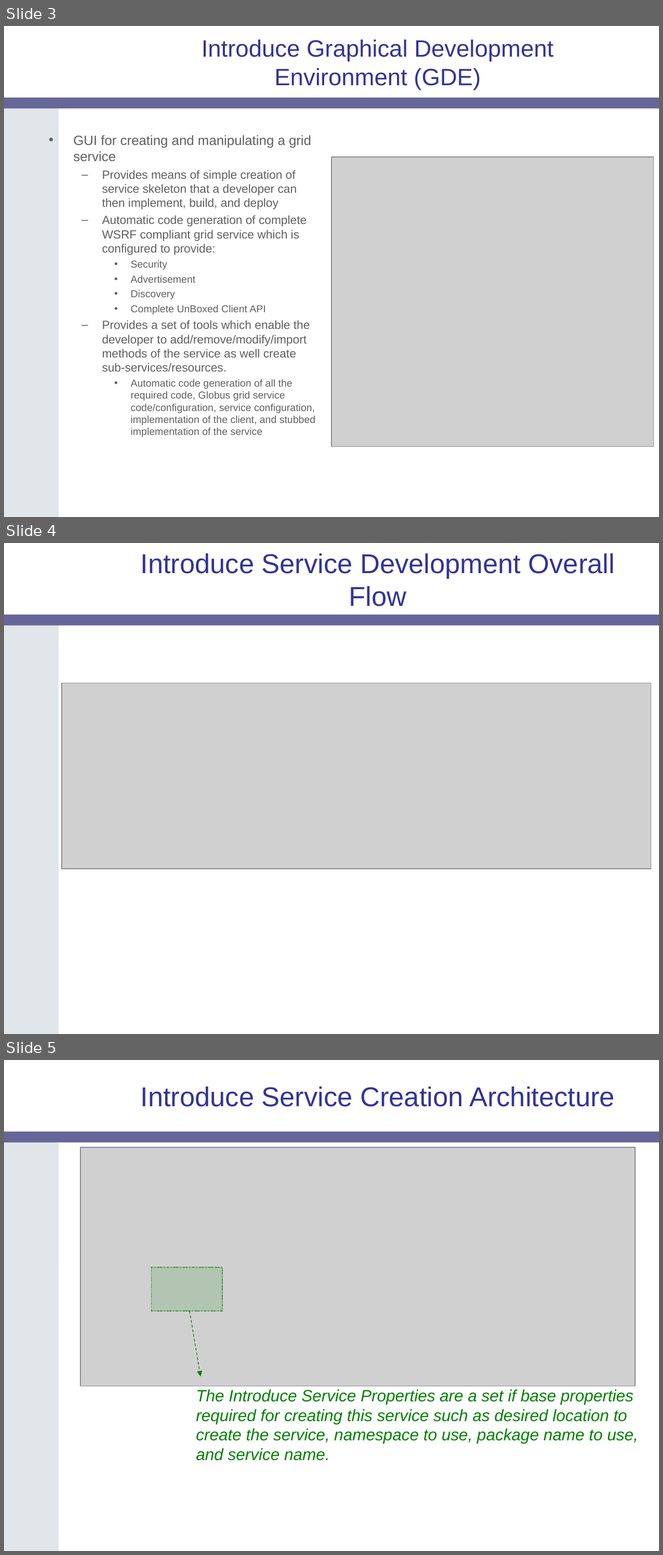
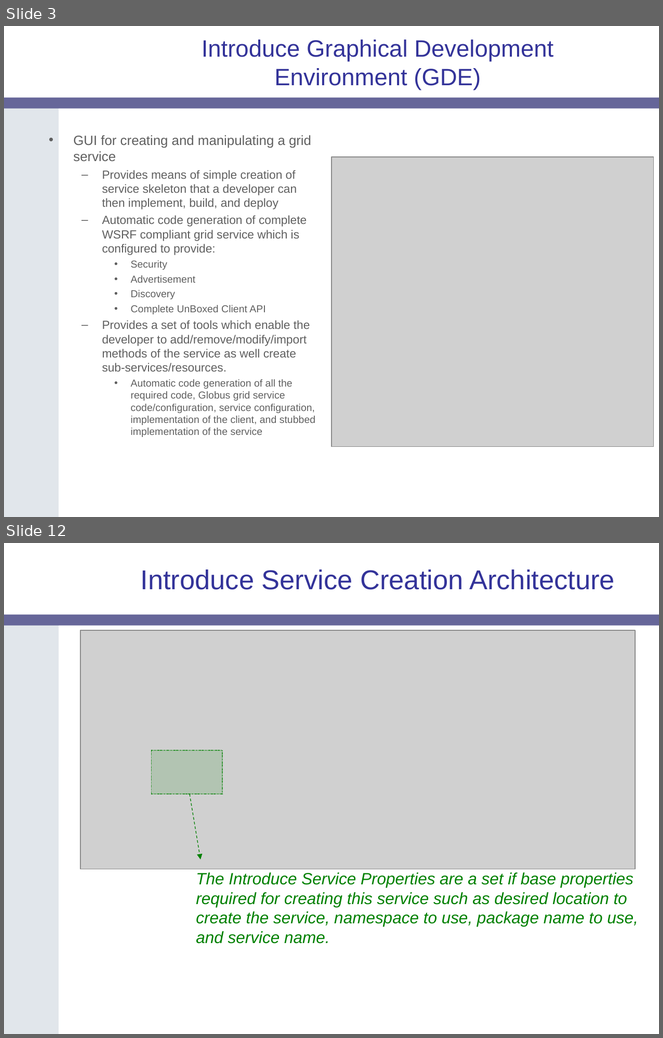
Before and after one commit to NCIP/cagrid-portal, a slide deck: cagrid-1-0/Documentation/presentations/introduce/Introduce-OGF19.ppt. Shown one above the other, each under a label of ours: slides 3, 4 and 5 before the commit, slides 3 and 12 after it; the slides between them are not shown. The pictures are 663x1555 and 663x1038 pixels, drawn with LibreOffice and Linux fonts; fonts in the diff are those of the drawing; grey boxes stand for pictures; background and template pictures are left out. Boxes give left, top, right and bottom in pixels: in the first picture for what was removed or moved away, otherwise in the second. Text is boxed around its words. In the diff, an @@ line names an element or a change of style, - is before the commit and + after.

```diff
--- a/cagrid-1-0/Documentation/presentations/introduce/Introduce-OGF19.ppt
+++ b/cagrid-1-0/Documentation/presentations/introduce/Introduce-OGF19.ppt
@@ slide 4 removed at box(4, 543, 659, 1034), background #FFFFFF; not listed: 2 template elements that a slide beside it also shows @@
@@ title removed at box(141, 553, 615, 606) @@
-Introduce Service Development Overall Flow
@@ picture removed at box(62, 683, 651, 869) @@
@@ what was slide 5 is now slide 12 @@
```
Also in this commit, not shown: 5 slides changed, 3 slides added.
